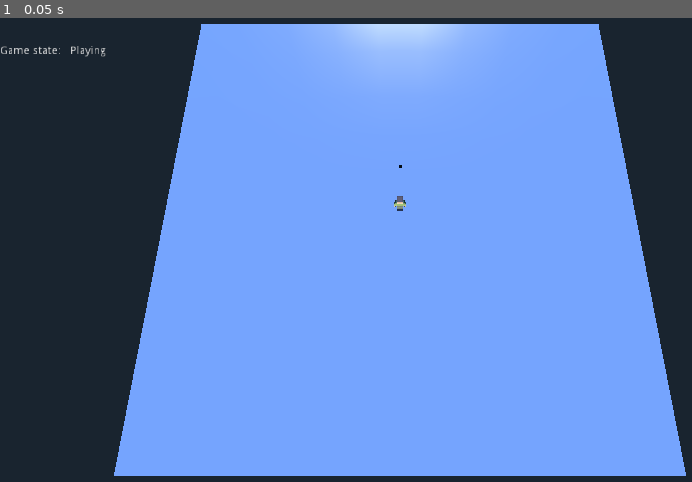
Above: before the commit, frame 1.
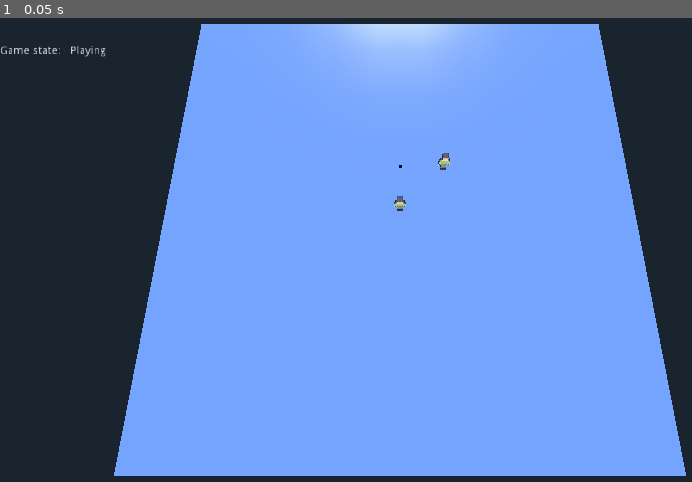
Above: after the commit, the same moment.

Repository: Kehnosoft/BloodPilkki
Game: Godot game, scene res://Scenes/TestMapPleaseIgnore.tscn
The game is run twice, just before and just after one commit, with the same random seed, the same clock (stepped at 60 frames per second) and the same inputs.
Inputs:
- Up to frame 1 (0.05 s): no input

The runs differ from the first frame. In frame 1, less than 0.1% of the frame differs, in the area x 63-66%, y 29-33%.

Commit message:
added another player and a attack areas

Diff:
--- a/BloodPilkki/Prefabs/Player.tscn
+++ b/BloodPilkki/Prefabs/Player.tscn
@@ -1,8 +1,9 @@
-[gd_scene load_steps=7 format=2]
+[gd_scene load_steps=11 format=2]
 
 [ext_resource path="res://Scripts/Player.gd" type="Script" id=1]
 [ext_resource path="res://Assets/skin_manAlternative.png" type="Texture" id=2]
 [ext_resource path="res://Assets/advancedCharacter.obj" type="ArrayMesh" id=3]
+[ext_resource path="res://Scripts/Assaultable.gd" type="Script" id=4]
 
 [sub_resource type="BoxShape" id=1]
 
@@ -64,6 +65,75 @@
 
 radius = 1.0
 
+[sub_resource type="CylinderMesh" id=5]
+
+custom_aabb = AABB( 0, 0, 0, 0, 0, 0 )
+top_radius = 1.0
+bottom_radius = 1.0
+height = 2.0
+radial_segments = 64
+rings = 4
+
+[sub_resource type="SpatialMaterial" id=6]
+
+render_priority = 0
+flags_transparent = false
+flags_unshaded = false
+flags_vertex_lighting = false
+flags_no_depth_test = false
+flags_use_point_size = false
+flags_world_triplanar = false
+flags_fixed_size = false
+flags_albedo_tex_force_srgb = false
+vertex_color_use_as_albedo = false
+vertex_color_is_srgb = false
+params_diffuse_mode = 0
+params_specular_mode = 0
+params_blend_mode = 0
+params_cull_mode = 0
+params_depth_draw_mode = 0
+params_line_width = 1.0
+params_point_size = 1.0
+params_billboard_mode = 0
+params_grow = false
+params_use_alpha_scissor = false
+albedo_color = Color( 1, 0, 0, 1 )
+metallic = 0.0
+metallic_specular = 0.5
+metallic_texture_channel = 0
+roughness = 0.0
+roughness_texture_channel = 0
+emission_enabled = true
+emission = Color( 1, 0, 0, 1 )
+emission_energy = 1.0
+emission_operator = 0
+emission_on_uv2 = false
+normal_enabled = false
+rim_enabled = false
+clearcoat_enabled = false
+anisotropy_enabled = false
+ao_enabled = false
+depth_enabled = false
+subsurf_scatter_enabled = false
+transmission_enabled = false
+refraction_enabled = false
+detail_enabled = false
+uv1_scale = Vector3( 1, 1, 1 )
+uv1_offset = Vector3( 0, 0, 0 )
+uv1_triplanar = false
+uv1_triplanar_sharpness = 1.0
+uv2_scale = Vector3( 1, 1, 1 )
+uv2_offset = Vector3( 0, 0, 0 )
+uv2_triplanar = false
+uv2_triplanar_sharpness = 1.0
+proximity_fade_enable = false
+distance_fade_enable = false
+_sections_unfolded = [ "Emission" ]
+
+[sub_resource type="SphereShape" id=4]
+
+radius = 1.0
+
 [node name="Player_1" type="KinematicBody" index="0"]
 
 transform = Transform( 1, 0, 0, 0, 1, 0, 0, 0, 1, 0, 0.212021, 0 )
@@ -137,3 +207,51 @@
 shape = SubResource( 3 )
 disabled = false
 _sections_unfolded = [ "Transform" ]
+
+[node name="Fighter" type="Area" parent="." index="3"]
+
+input_ray_pickable = false
+input_capture_on_drag = false
+space_override = 0
+gravity_point = false
+gravity_distance_scale = 0.0
+gravity_vec = Vector3( 0, -1, 0 )
+gravity = 9.8
+linear_damp = 0.1
+angular_damp = 1.0
+priority = 0.0
+monitoring = true
+monitorable = true
+collision_layer = 1
+collision_mask = 1
+audio_bus_override = false
+audio_bus_name = "Master"
+reverb_bus_enable = false
+reverb_bus_name = "Master"
+reverb_bus_amount = 0.0
+reverb_bus_uniformity = 0.0
+script = ExtResource( 4 )
+
+[node name="AttackIndicator" type="MeshInstance" parent="Fighter" index="0"]
+
+transform = Transform( 1.34757, 0, 0, 0, 0.00953958, 0, 0, 0, 1.34757, 0, 0.110112, 0 )
+layers = 1
+material_override = null
+cast_shadow = 1
+extra_cull_margin = 0.0
+use_in_baked_light = false
+lod_min_distance = 0.0
+lod_min_hysteresis = 0.0
+lod_max_distance = 0.0
+lod_max_hysteresis = 0.0
+mesh = SubResource( 5 )
+skeleton = NodePath("..")
+material/0 = SubResource( 6 )
+_sections_unfolded = [ "material" ]
+
+[node name="AttackShape" type="CollisionShape" parent="Fighter" index="1"]
+
+transform = Transform( 2.46035, 0, 0, 0, 2.46035, 0, 0, 0, 2.46035, 0, 2.39826, 0 )
+shape = SubResource( 4 )
+disabled = false
+_sections_unfolded = [ "Transform" ]
--- a/BloodPilkki/Scenes/TestMapPleaseIgnore.tscn
+++ b/BloodPilkki/Scenes/TestMapPleaseIgnore.tscn
@@ -159,6 +159,10 @@
 
 _sections_unfolded = [ "Transform", "Visibility" ]
 
+[node name="Player_2" parent="Players" index="1" instance=ExtResource( 2 )]
+
+transform = Transform( 1, 0, 0, 0, 1, 0, 0, 0, 1, 9.44946, 0.212021, -9.6863 )
+
 [node name="Holes" type="Spatial" parent="." index="3"]
 
 [node name="Hole" parent="Holes" index="0" instance=ExtResource( 3 )]
--- /dev/null
+++ b/BloodPilkki/Scripts/Assaultable.gd
@@ -0,0 +1,43 @@
+extends Spatial
+
+var _attack_indicator = null
+var _available_attack_targets = []
+
+func _ready():
+	_attack_indicator = self.get_node("AttackIndicator")
+	hide_attack_indicator()
+
+	self.connect("area_entered", self, "_on_attack_area_entered")
+	self.connect("area_exited", self, "_on_attack_area_exit")
+
+func _on_attack_area_entered(area):
+	if "Fighter" in area.get_name():
+		var player = area.get_parent()
+		add_available_attack_target(self)
+		print("%s entered the attack area %s" % [player.name, self.get_parent().name])
+
+func _on_attack_area_exit(area):
+	if "Fighter" in area.get_name():
+		var player = area.get_parent()
+		remove_available_attack_target(self)
+		print("%s left the attack area of %s" % [player.name, self.get_parent().name])
+
+func show_attack_indicator():
+	if _attack_indicator:
+			_attack_indicator.show()
+
+func hide_attack_indicator():
+	if _attack_indicator:
+		_attack_indicator.hide()
+
+func add_available_attack_target(target):
+	if len(_available_attack_targets) > 0:
+		return
+	target.show_attack_indicator()
+	_available_attack_targets.append(target)
+
+func remove_available_attack_target(target):
+	for i in range(0, len(_available_attack_targets)):
+		if _available_attack_targets[i] == target:
+			_available_attack_targets.remove(i)
+			target.hide_attack_indicator()
--- a/BloodPilkki/Scripts/Level.gd
+++ b/BloodPilkki/Scripts/Level.gd
@@ -48,6 +48,7 @@
 	var players = []
 	for player in get_node("Players").get_children():
 		var id = 1 + len(players)
+		player.player_id = id
 		players.append([id, player])
 		scores.append([id, 0])
 	return players
--- a/BloodPilkki/Scripts/Player.gd
+++ b/BloodPilkki/Scripts/Player.gd
@@ -1,19 +1,27 @@
 extends KinematicBody
 
-var player_id = 1
+var player_id = 0
 var level = null
 var center = null
 var ui = null
 
+var hitpoints = 0.0
+var fast_damage = 5.0
+var heavy_damage = 15.0
+var damage_mod = 1.0
+
 var gravity = -9.8
 var velocity = Vector3()
-var fatigue_mod = 1
 
 var _actioning = false
 var _action_debounce = false
+var _attack_debounce = false
 var _action_timer = 0.0
+var _attack_timer = 0.0
 var _available_action_targets = []
+var _available_attack_targets = []
 var _action_target = null
+var _attack_target = null
 
 const SPEED = 10
 const ACCEL = 3.5
@@ -26,6 +34,8 @@
 	level = get_owner()
 	center = level.get_global_transform()
 	ui = level.find_node("UI")
+
+	hitpoints = 100.0
 
 func _physics_process(delta):
 	var dir = Vector3()
